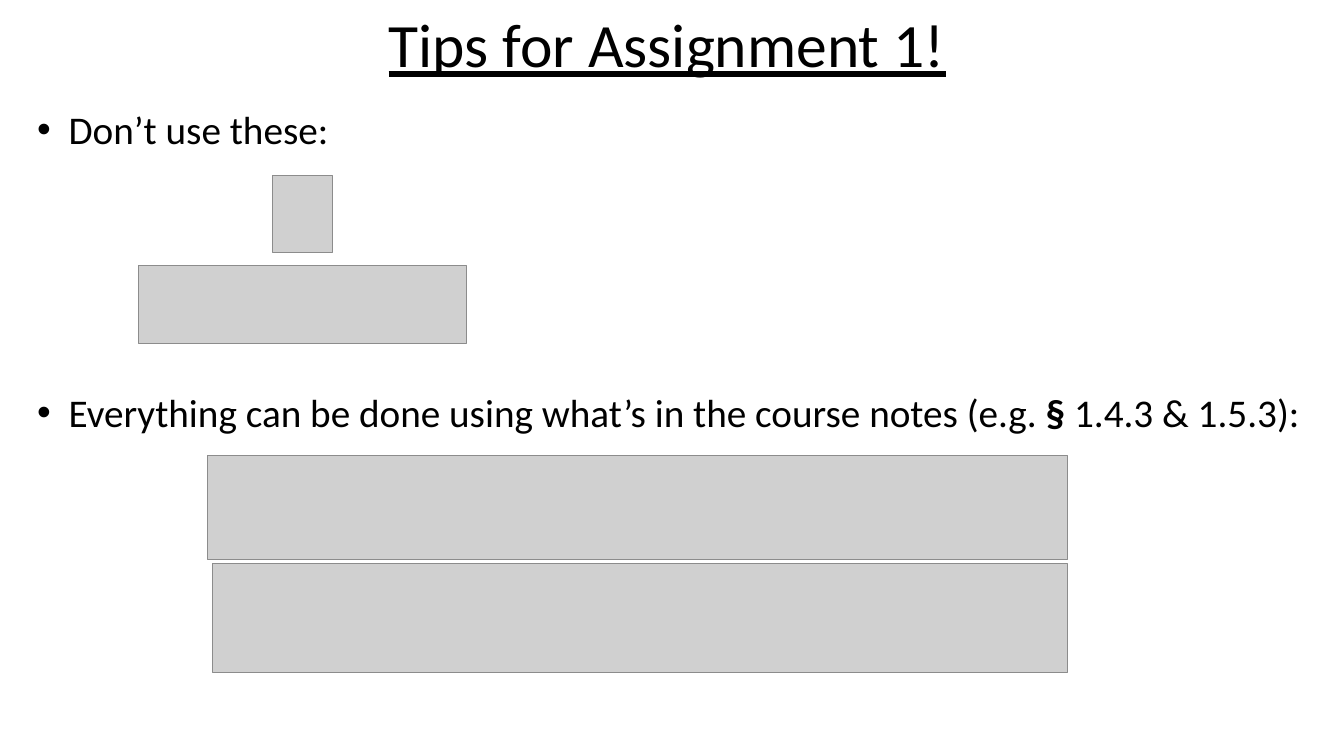
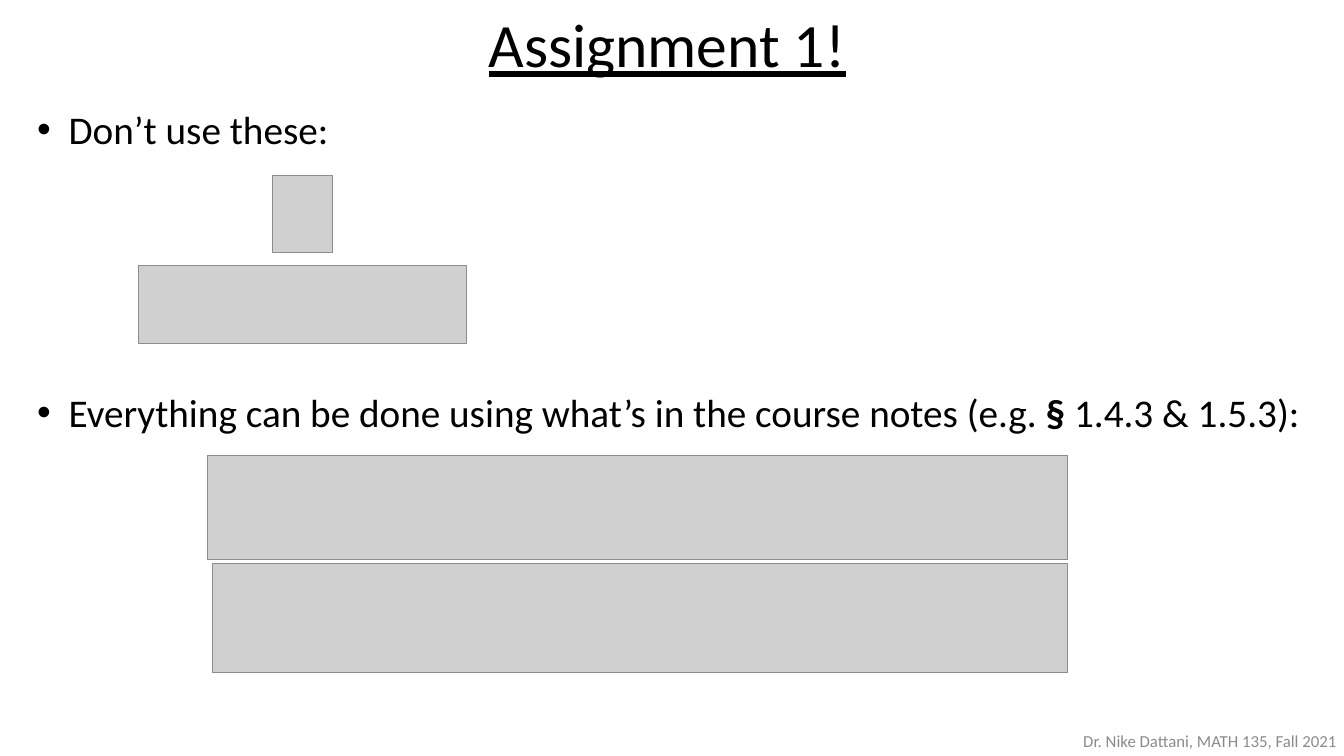
Before and after one commit to ndattani/Lecture_Notes, a slide deck: slide 5 of University_of_Waterloo/Fall_2021/MATH135/UW_Fall2021_MATH135_Lecture3.pptx. Drawn at 1344x756 pixels with LibreOffice and Linux fonts; fonts in the diff are those of the drawing; grey boxes stand for pictures. Boxes give left, top, right and bottom in pixels: in the first picture for what was removed or moved away, otherwise in the second. Text is boxed around its words. In the diff, an @@ line names an element or a change of style, - is before the commit and + after.

```diff
--- a/University_of_Waterloo/Fall_2021/MATH135/UW_Fall2021_MATH135_Lecture3.pptx
+++ b/University_of_Waterloo/Fall_2021/MATH135/UW_Fall2021_MATH135_Lecture3.pptx
@@ subtitle at [489,24,845,78]: text changed @@
-Tips for Assignment 1!
+Assignment 1!
@@ text added at [1083,735,1336,749], 12 pt, text #8C8C8C @@
+Dr. Nike Dattani, MATH 135, Fall 2021
```
Also in this commit, not shown: 5 other slides changed, 1 slide added, 3 slides removed, 1 other file.
